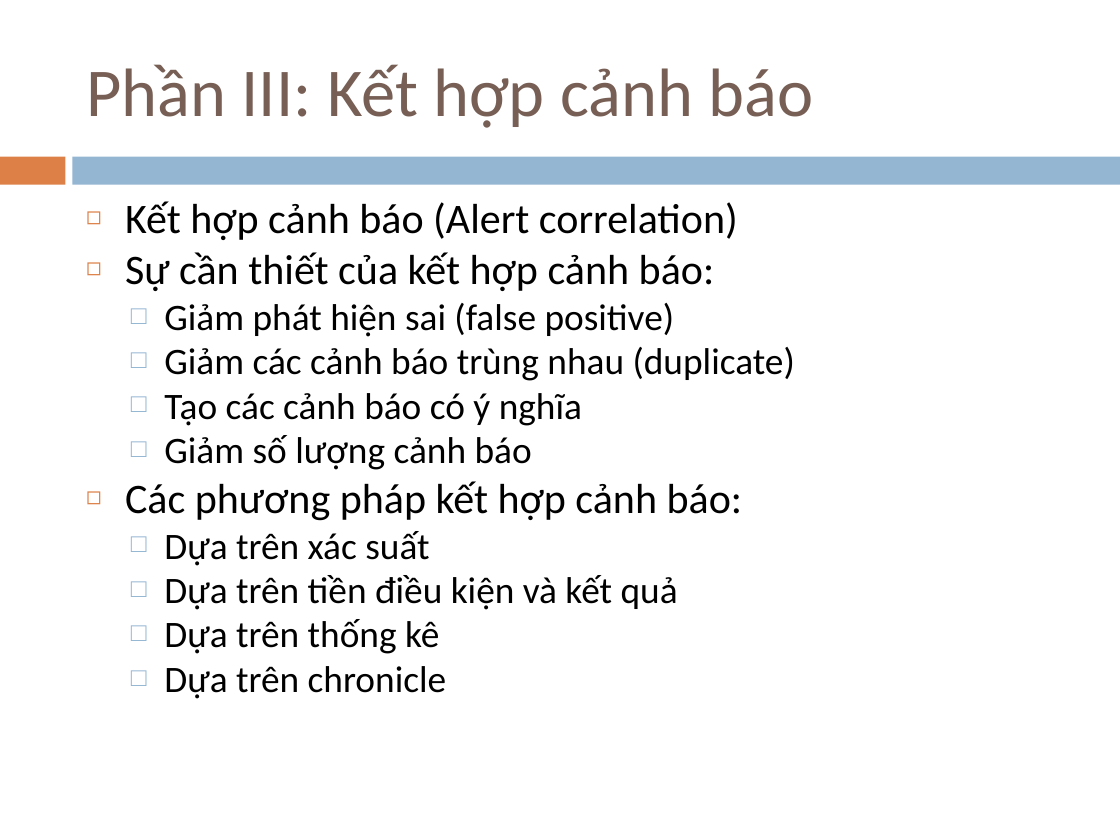
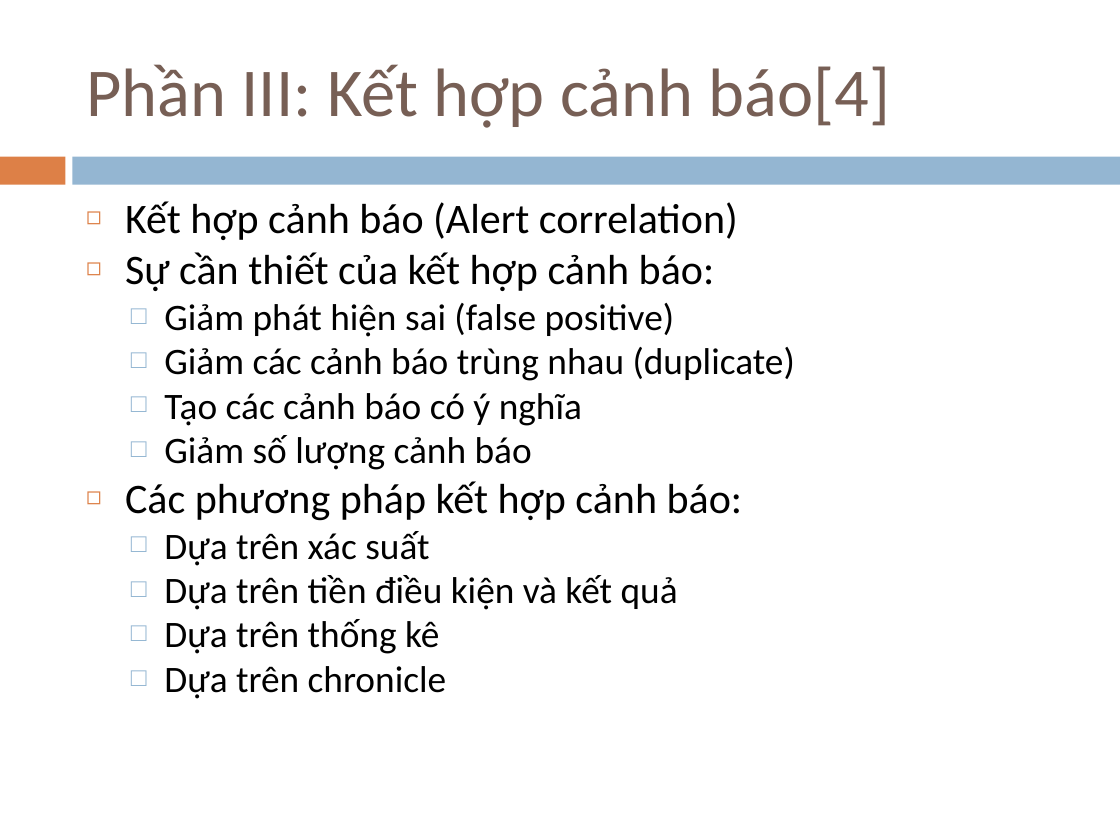
Before and after one commit to zedster27/secviz, a slide deck: slide 49 of Slides/DAMH1.ppt. Drawn at 1120x840 pixels with LibreOffice and Linux fonts; fonts in the diff are those of the drawing. Boxes give left, top, right and bottom in pixels: in the first picture for what was removed or moved away, otherwise in the second. Text is boxed around its words. In the diff, an @@ line names an element or a change of style, - is before the commit and + after.

Commit message:
MODIFY \trunk\Slides\DAMH1.ppt Slides 49-55,75 Unknown error. Add references again!

```diff
--- a/Slides/DAMH1.ppt
+++ b/Slides/DAMH1.ppt
@@ title at bbox=[86, 64, 890, 128]: text changed @@
-Phần III: Kết hợp cảnh báo
+Phần III: Kết hợp cảnh báo[4]
```
Also in this commit, not shown: 7 other slides changed.
